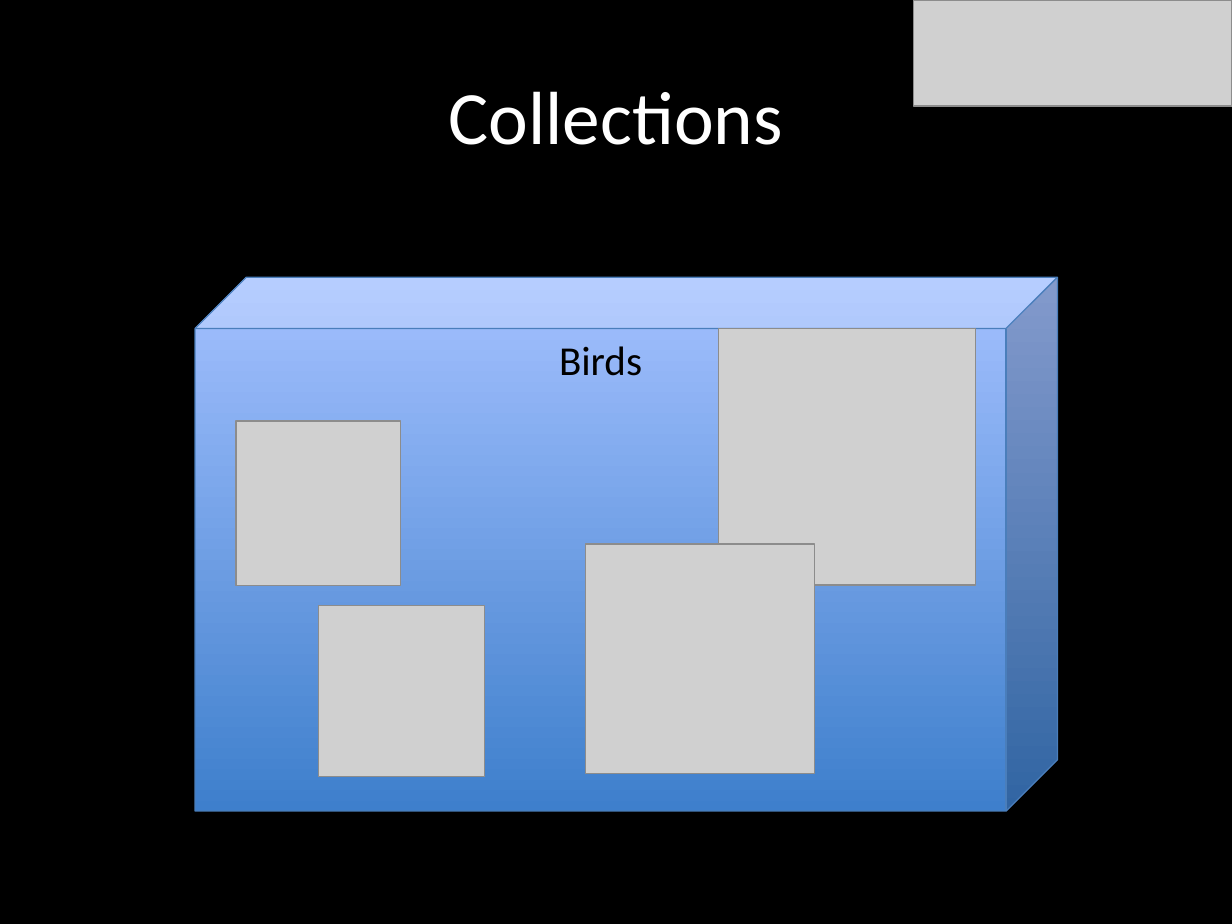
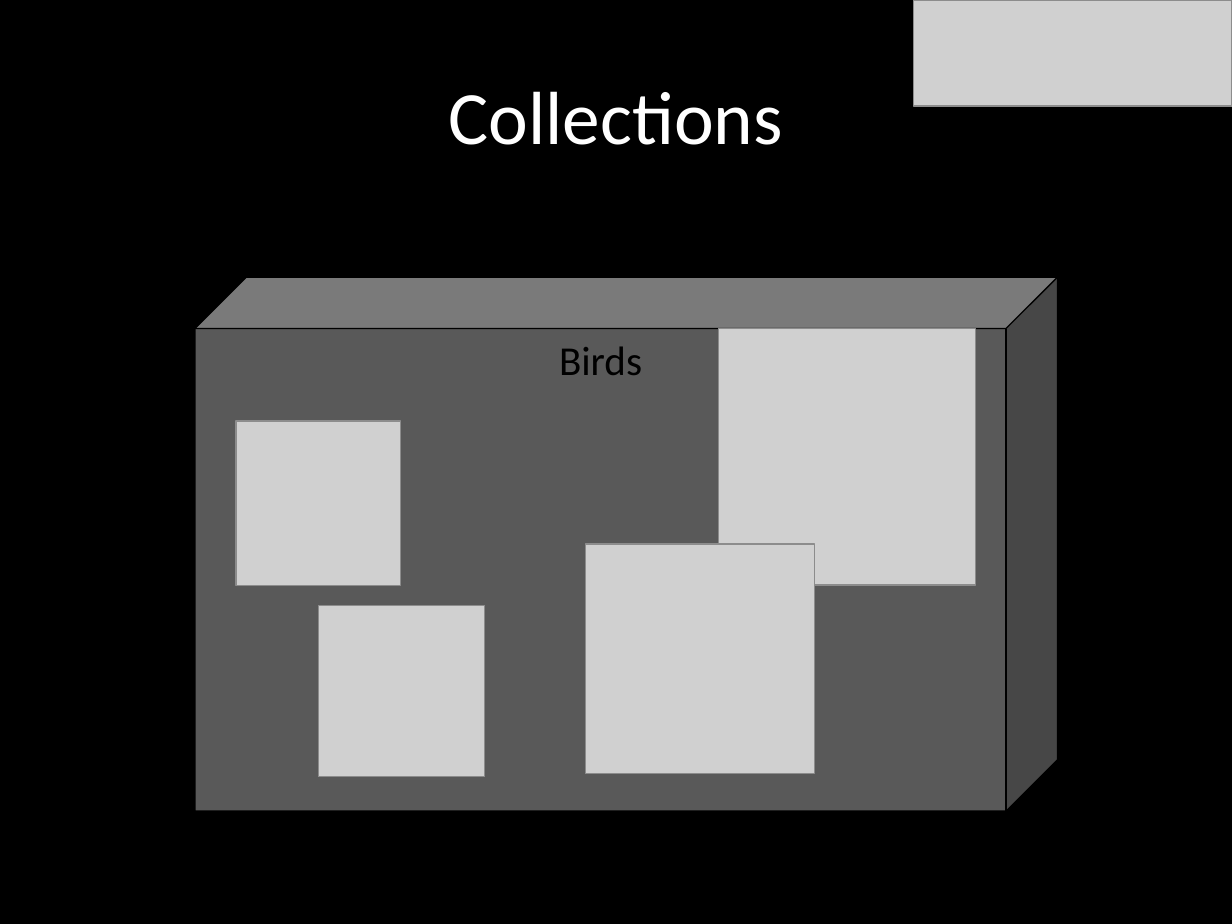
Before and after one commit to jonfuller/presentations, a slide deck: slide 13 of mongo.pptx (slide 12 before the commit). Drawn at 1232x924 pixels with LibreOffice and Linux fonts; fonts in the diff are those of the drawing; grey boxes stand for pictures. Boxes give left, top, right and bottom in pixels: in the first picture for what was removed or moved away, otherwise in the second. Text is boxed around its words. In the diff, an @@ line names an element or a change of style, - is before the commit and + after.

```diff
--- a/mongo.pptx
+++ b/mongo.pptx
@@ cube "Birds" at (195, 277, 1057, 811): fill gradient #3F80CE to #A4C4FF to #595959; outline #4B7EBC 0.75 pt to #000000 0.75 pt @@
```
Also in this commit, not shown: 5 other slides changed, 1 slide added.
